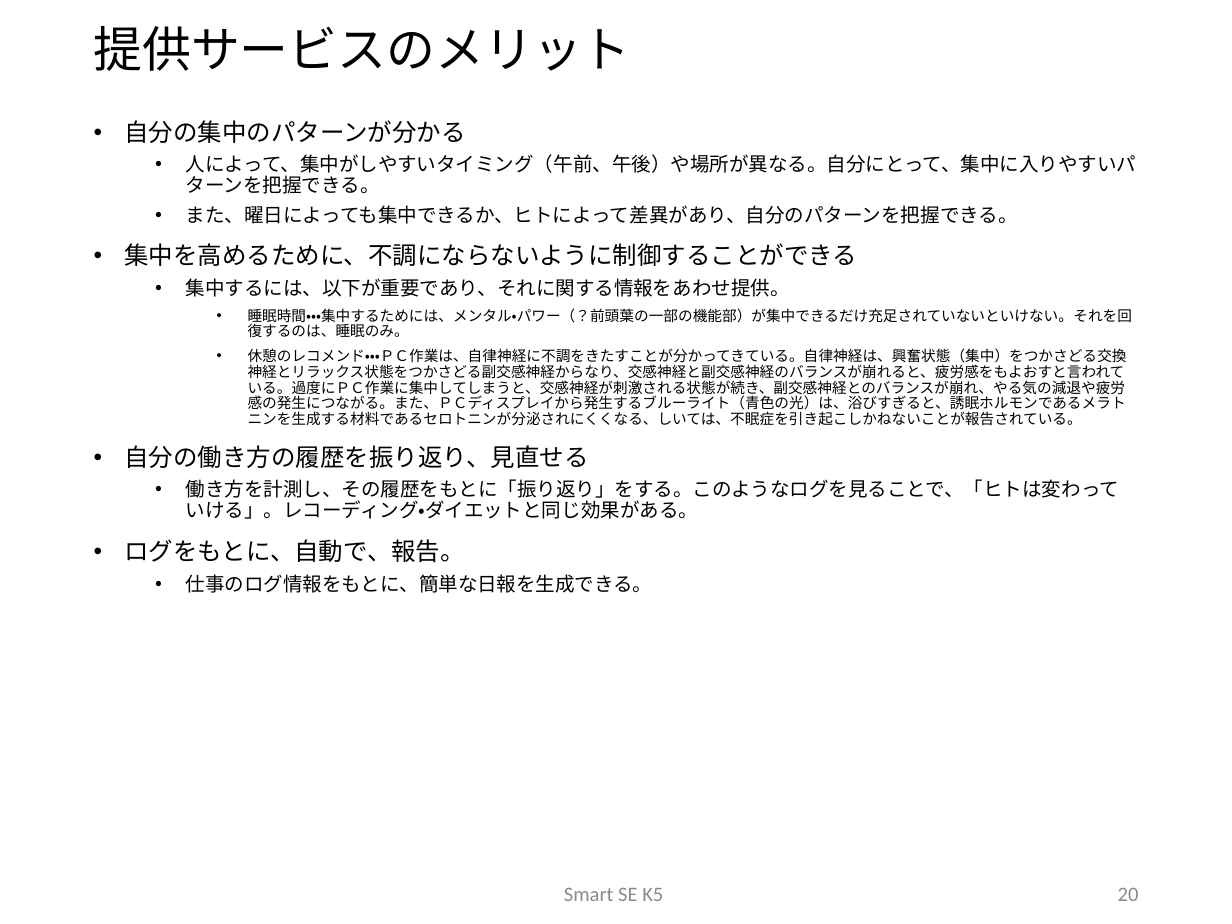
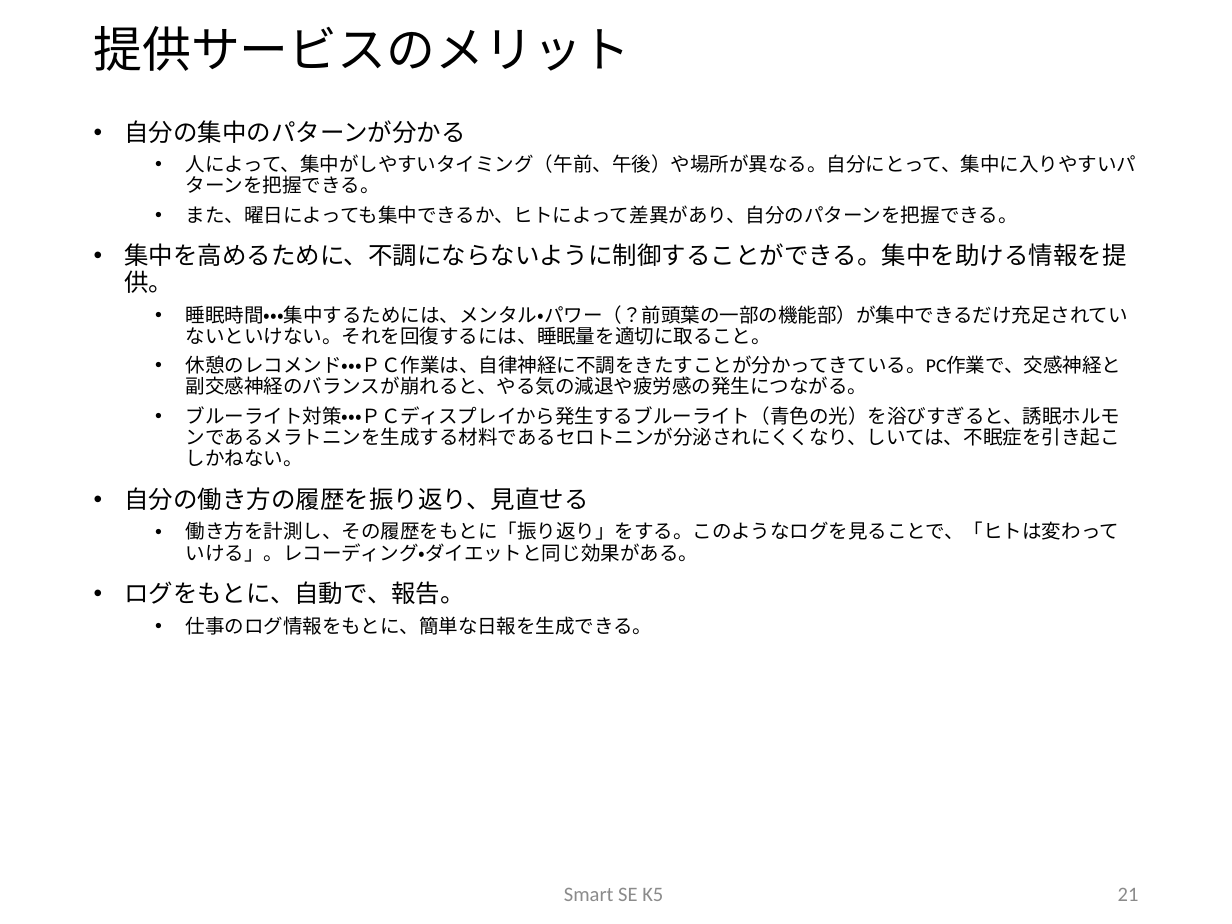
Before and after one commit to sakai-memoru/smartse19, a slide deck: slide 21 of _project_docs/SSE19_CD_PROP.pptx (slide 20 before the commit). Drawn at 1232x924 pixels with LibreOffice and Linux fonts; fonts in the diff are those of the drawing; background and template pictures are left out. Boxes give left, top, right and bottom in pixels: in the first picture for what was removed or moved away, otherwise in the second. Text is boxed around its words. In the diff, an @@ line names an element or a change of style, - is before the commit and + after.

```diff
--- a/_project_docs/SSE19_CD_PROP.pptx
+++ b/_project_docs/SSE19_CD_PROP.pptx
@@ text at (124,243,1128,466): text changed; size 12 to 16 pt @@
-• 集中を高めるために、不調にならないように制御することができる
-  • 集中するには、以下が重要であり、それに関する情報をあわせ提供。
-    • 睡眠時間・・・集中するためには、メンタル・パワー（？前頭葉の一部の機能部）が集中できるだけ充足されていないといけない。それを回復するのは、睡眠のみ。
-    • 休憩のレコメンド・・・ＰＣ作業は、自律神経に不調をきたすことが分かってきている。自律神経は、興奮状態（集中）をつかさどる交換神経とリラックス状態をつかさどる副交感神経からなり、交感神経と副交感神経のバランスが崩れると、疲労感をもよおすと言われている。過度にＰＣ作業に集中してしまうと、交感神経が刺激される状態が続き、副交感神経とのバランスが崩れ、やる気の減退や疲労感の発生につながる。また、ＰＣディスプレイから発生するブルーライト（青色の光）は、浴びすぎると、誘眠ホルモンであるメラトニンを生成する材料であるセロトニンが分泌されにくくなる、しいては、不眠症を引き起こしかねないことが報告されている。
+• 集中を高めるために、不調にならないように制御することができる。集中を助ける情報を提供。
+  • 睡眠時間・・・集中するためには、メンタル・パワー（？前頭葉の一部の機能部）が集中できるだけ充足されていないといけない。それを回復するには、睡眠量を適切に取ること。
+  • 休憩のレコメンド・・・ＰＣ作業は、自律神経に不調をきたすことが分かってきている。PC作業で、交感神経と副交感神経のバランスが崩れると、やる気の減退や疲労感の発生につながる。
+  • ブルーライト対策・・・ＰＣディスプレイから発生するブルーライト（青色の光）を浴びすぎると、誘眠ホルモンであるメラトニンを生成する材料であるセロトニンが分泌されにくくなり、しいては、不眠症を引き起こしかねない。
@@ page number at (1118,888,1139,901): text changed @@
-20
+21
```
Also in this commit, not shown: 10 other slides changed, 2 slides added, 8 other files.
